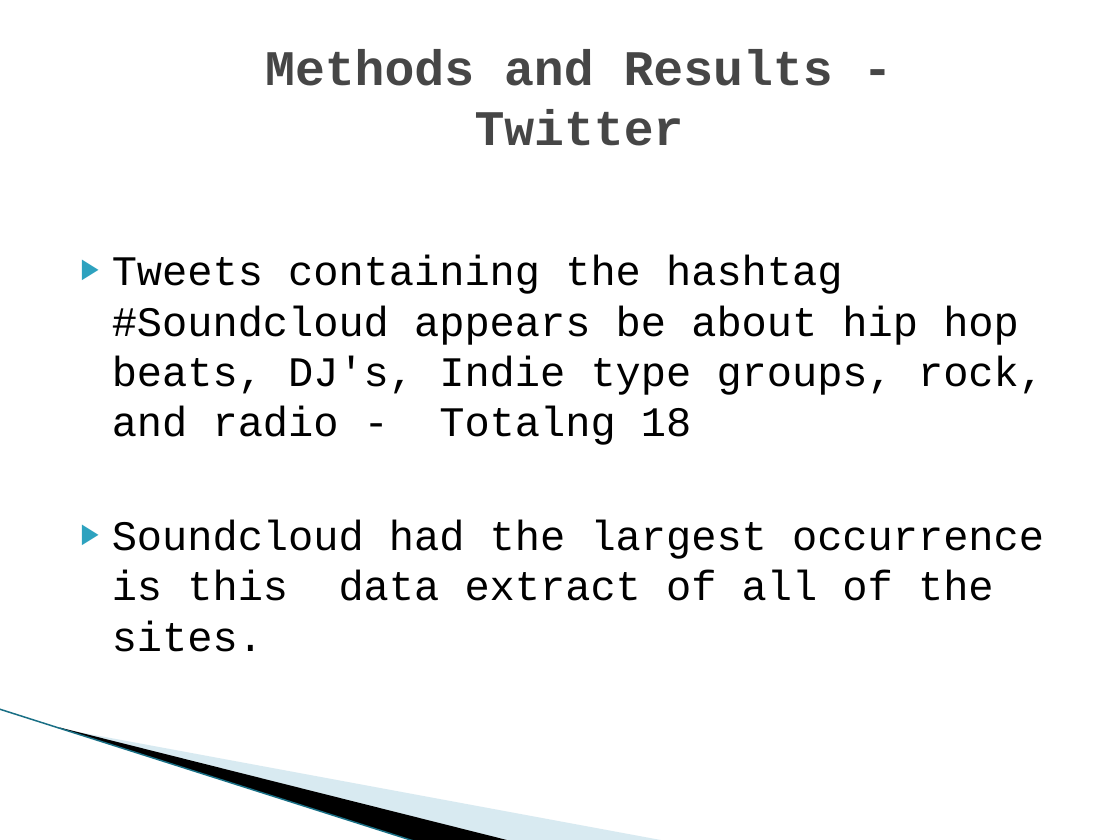
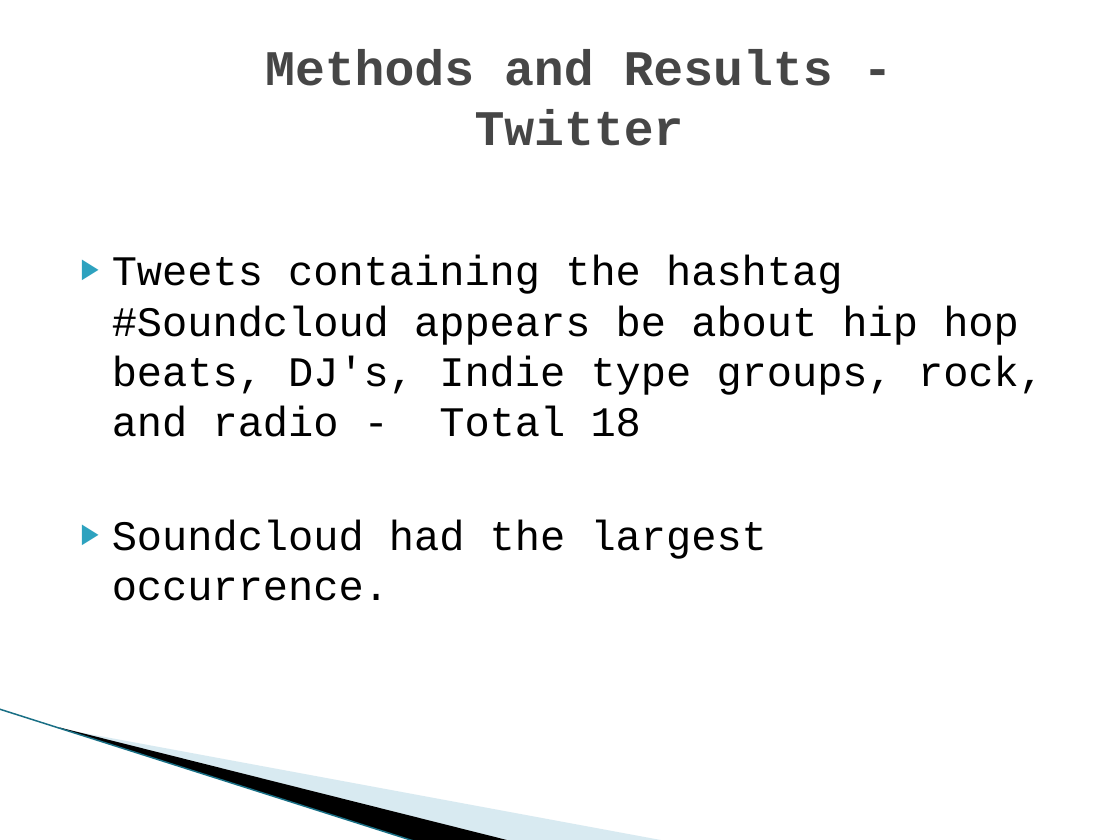
Before and after one commit to dmrod01/musicdistrotrends, a slide deck: slide 17 of Rodriguez_M_Final_Presentation.pptx (slide 15 before the commit). Drawn at 1120x840 pixels with LibreOffice and Linux fonts; fonts in the diff are those of the drawing; background and template pictures are left out. Boxes give left, top, right and bottom in pixels: in the first picture for what was removed or moved away, otherwise in the second. Text is boxed around its words. In the diff, an @@ line names an element or a change of style, - is before the commit and + after.

```diff
--- a/Rodriguez_M_Final_Presentation.pptx
+++ b/Rodriguez_M_Final_Presentation.pptx
@@ text at (112,255,1044,559): text changed @@
-▶ Tweets containing the hashtag #Soundcloud appears be about hip hop beats, DJ's, Indie type groups, rock, and radio - Totalng 18
-▶ Soundcloud had the largest occurrence is this data extract of all of the sites.
+▶ Tweets containing the hashtag #Soundcloud appears be about hip hop beats, DJ's, Indie type groups, rock, and radio - Total 18
+▶ Soundcloud had the largest occurrence.
```
Also in this commit, not shown: 8 other slides changed, 2 slides added.
